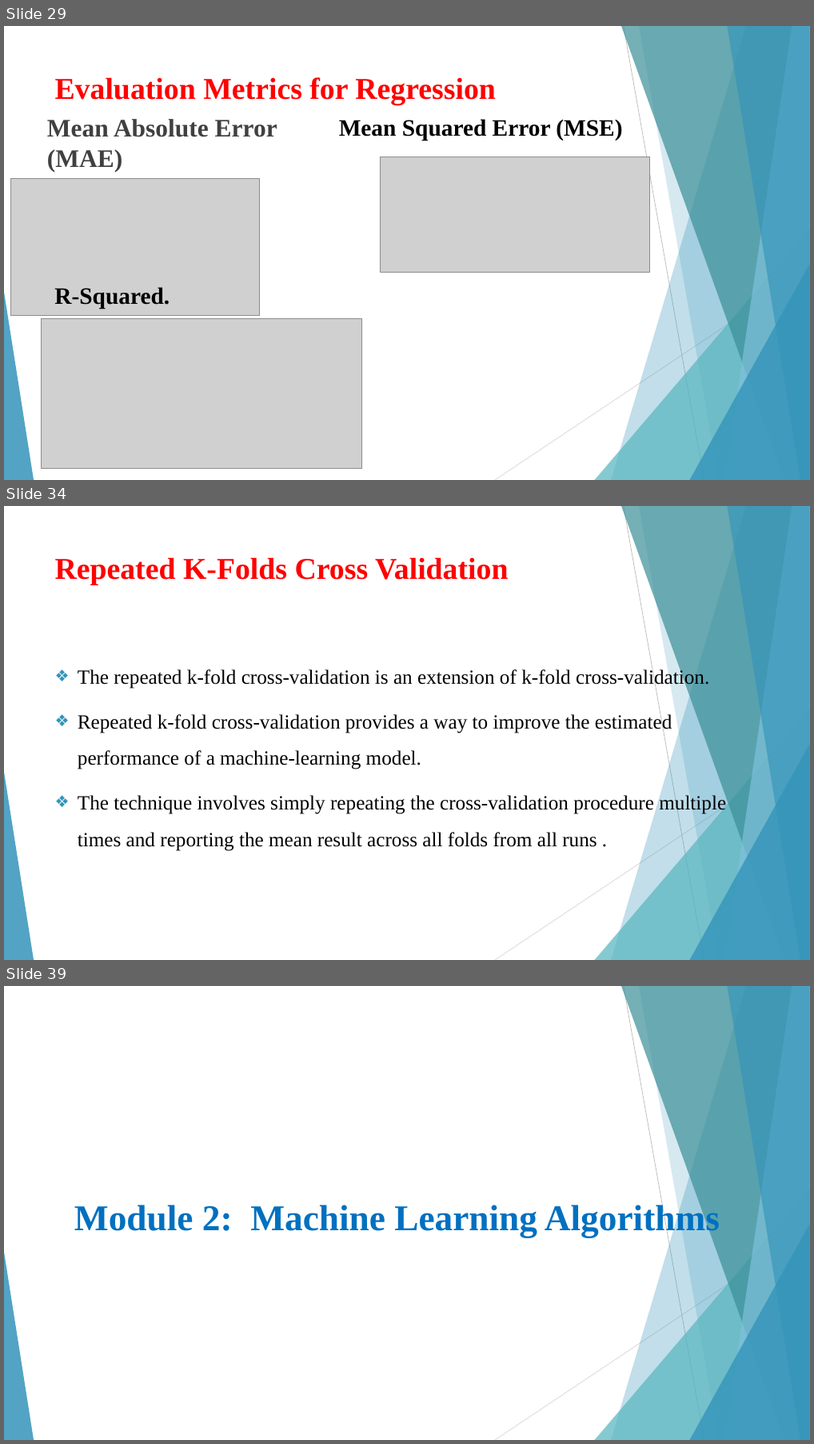
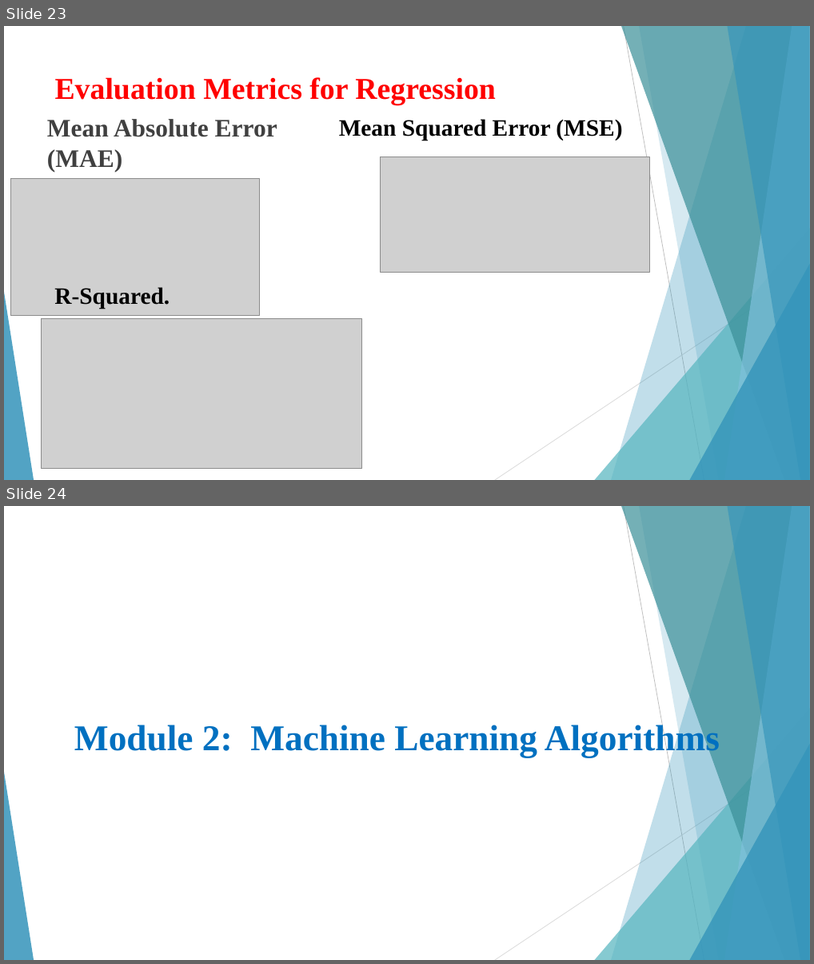
Before and after one commit to Lumumba1992/MEDIACREST, a slide deck: week4/Machine Learning Training Slides.pptm. Shown one above the other, each under a label of ours: slides 29, 34 and 39 before the commit, slides 23 and 24 after it; the slides between them are not shown. The pictures are 814x1444 and 814x964 pixels, drawn with LibreOffice and Linux fonts; fonts in the diff are those of the drawing; grey boxes stand for pictures. Boxes give left, top, right and bottom in pixels: in the first picture for what was removed or moved away, otherwise in the second. Text is boxed around its words. In the diff, an @@ line names an element or a change of style, - is before the commit and + after.

```diff
--- a/week4/Machine Learning Training Slides.pptm
+++ b/week4/Machine Learning Training Slides.pptm
@@ slide 34 removed at [4, 506, 810, 960], background #FFFFFF; not listed: 10 template elements that a slide beside it also shows @@
@@ title removed at [55, 557, 509, 585] @@
-Repeated K-Folds Cross Validation
@@ text removed at [78, 668, 726, 851] @@
-❖ The repeated k-fold cross-validation is an extension of k-fold cross-validation.
-❖ Repeated k-fold cross-validation provides a way to improve the estimated performance of a machine-learning model.
-❖ The technique involves simply repeating the cross-validation procedure multiple times and reporting the mean result across all folds from all runs .
@@ what was slide 29 is now slide 23 @@
@@ what was slide 39 is now slide 24 @@
```
Also in this commit, not shown: 2 slides changed, 58 other slides removed, 1 other file.
